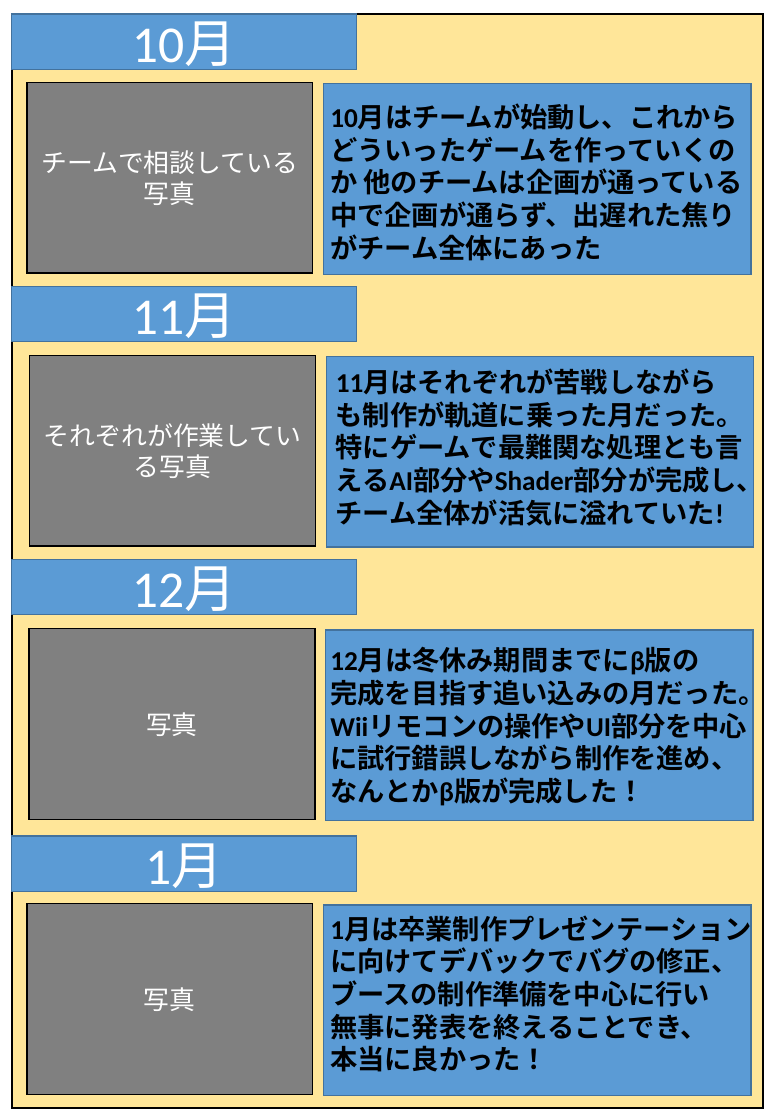
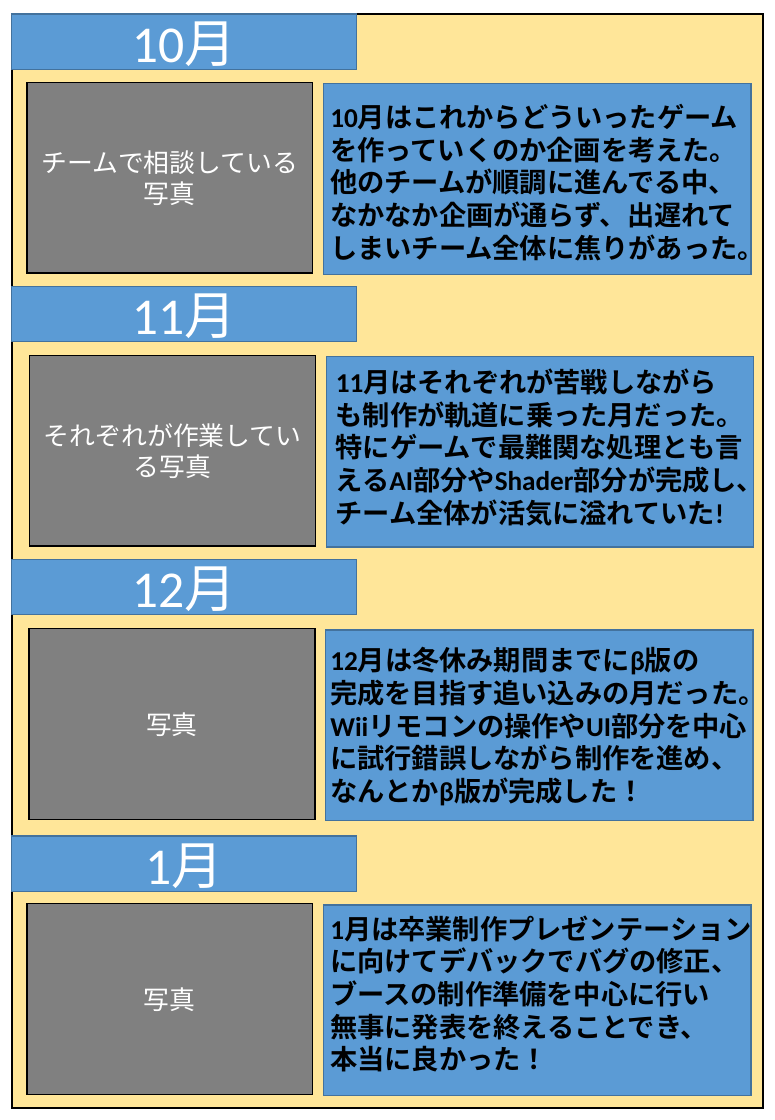
Before and after one commit to takeuchiwataru/ArimaCorporation, a slide deck: slide 3 of 資料類/ポートフォリオ卒業制作.pptx. Drawn at 775x1120 pixels with LibreOffice and Linux fonts; fonts in the diff are those of the drawing. Boxes give left, top, right and bottom in pixels: in the first picture for what was removed or moved away, otherwise in the second. Text is boxed around its words. In the diff, an @@ line names an element or a change of style, - is before the commit and + after.

Commit message:
sotuzyouseisaku

```diff
--- a/資料類/ポートフォリオ卒業制作.pptx
+++ b/資料類/ポートフォリオ卒業制作.pptx
@@ text at [330, 136, 764, 265]: text changed @@
-10月はチームが始動し、これからどういったゲームを作っていくのか 他のチームは企画が通っている中で企画が通らず、出遅れた焦りがチーム全体にあった
+10月はこれからどういったゲームを作っていくのか企画を考えた。
+他のチームが順調に進んでる中、なかなか企画が通らず、出遅れてしまいチーム全体に焦りがあった。
```
